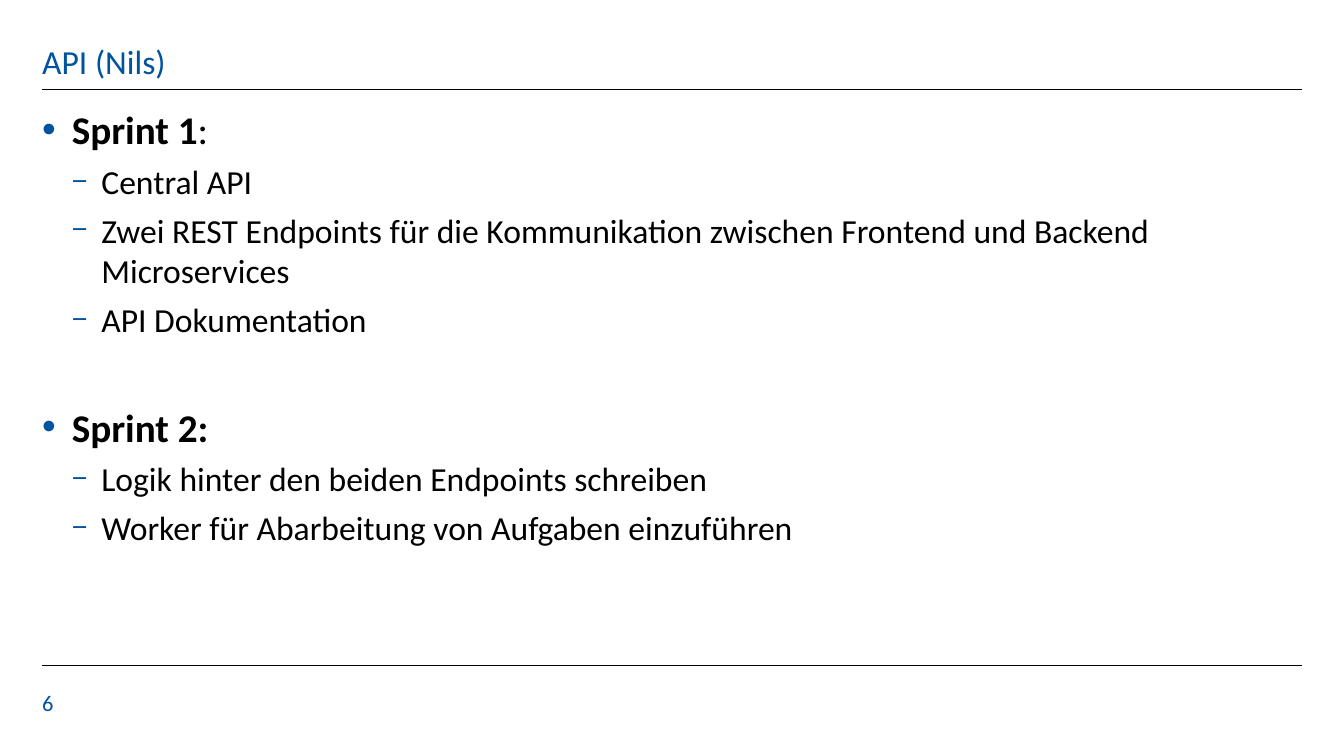
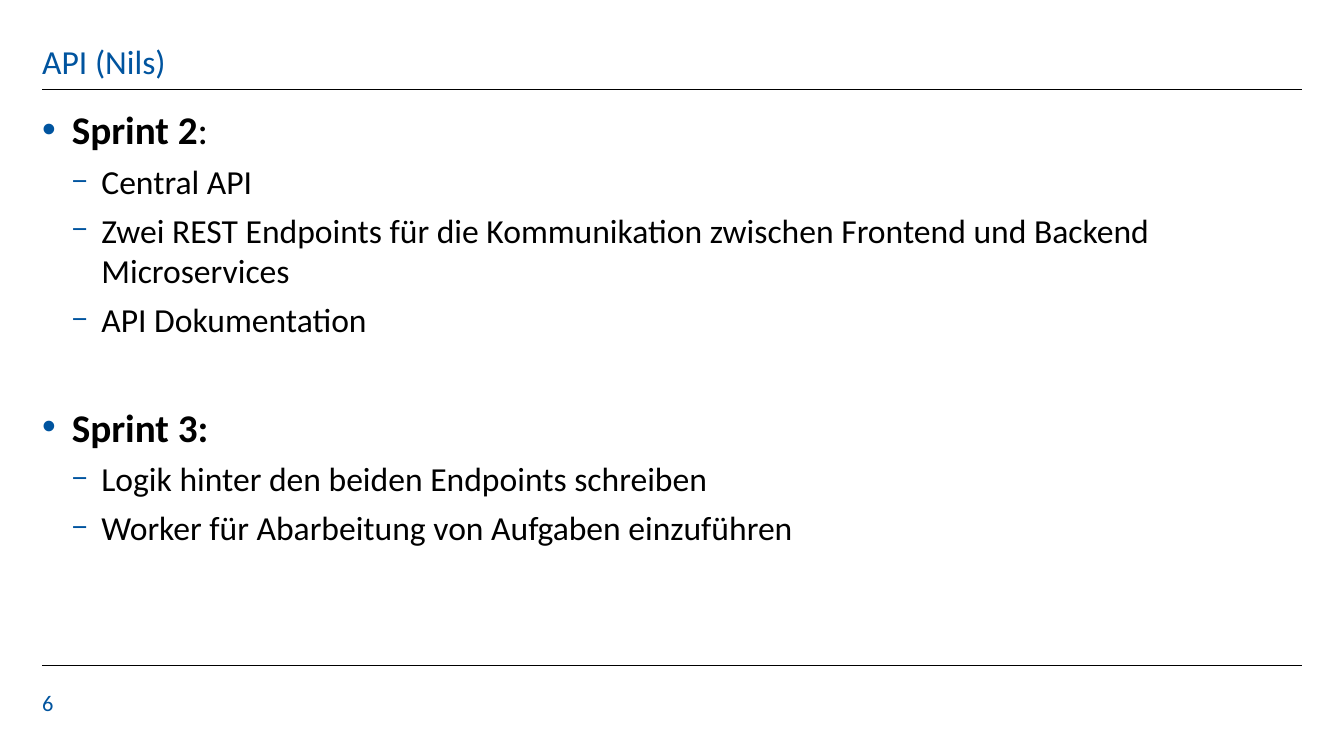
Before and after one commit to KaloyanT/gdis_test_suite, a slide deck: slide 6 of orga/Sprint_2_Presentation.pptx. Drawn at 1344x756 pixels with LibreOffice and Linux fonts; fonts in the diff are those of the drawing; background and template pictures are left out. Boxes give left, top, right and bottom in pixels: in the first picture for what was removed or moved away, otherwise in the second. Text is boxed around its words. In the diff, an @@ line names an element or a change of style, - is before the commit and + after.

```diff
--- a/orga/Sprint_2_Presentation.pptx
+++ b/orga/Sprint_2_Presentation.pptx
@@ text at <box>72,116,208,150</box>: text changed @@
-  • Sprint 1:
+  • Sprint 2:
@@ text at <box>72,414,209,448</box>: text changed @@
-  • Sprint 2:
+  • Sprint 3:
```
Also in this commit, not shown: 4 other slides changed.
